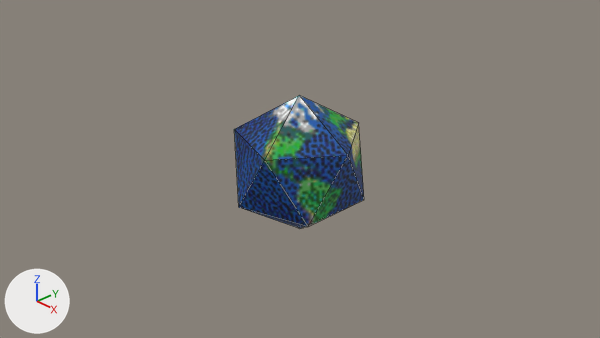
Renders of the Blender file pingo/src/blender/icosphere.blend from each side of a commit.
The view is the same before and after, from the file's camera 'Camera'. Arrows for +X, +Y and +Z are at lower left; the lights stay in place. Mesh edges are drawn as thin lines.
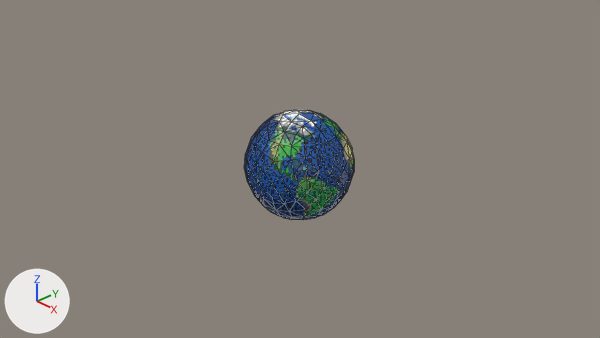
Boxes (x1, y1, x2, y2) around the edits, measured in the pictures (600 x 338 px):
```json
{"object": "Icosphere", "change": "reshaped", "before": [234, 95, 364, 228], "after": [244, 110, 355, 220], "on screen": "15% narrower, 17% shorter"}
```

Edits to the scene script, one JSON object a line:
```json
{"block": "me_icosphere", "where": "# used by ob_icosphere; location = (0.0, 0.0, 0.0)"}
{"op": "remove", "block": "me_icosphere", "code": "me_icosphere.from_pydata(...)  # 12 vertices, 20 faces; spans x -0.89..0.89, y -0.85..0.85, z -1.0..1.0"}
{"op": "add", "block": "me_icosphere", "code": "me_icosphere.from_pydata(...)  # 242 vertices, 480 faces; spans x -0.74..0.74, y -0.74..0.74, z -0.74..0.74"}
{"block": "me_icosphere", "change": "me_icosphere part 1: the whole mesh is rebuilt"}
```
